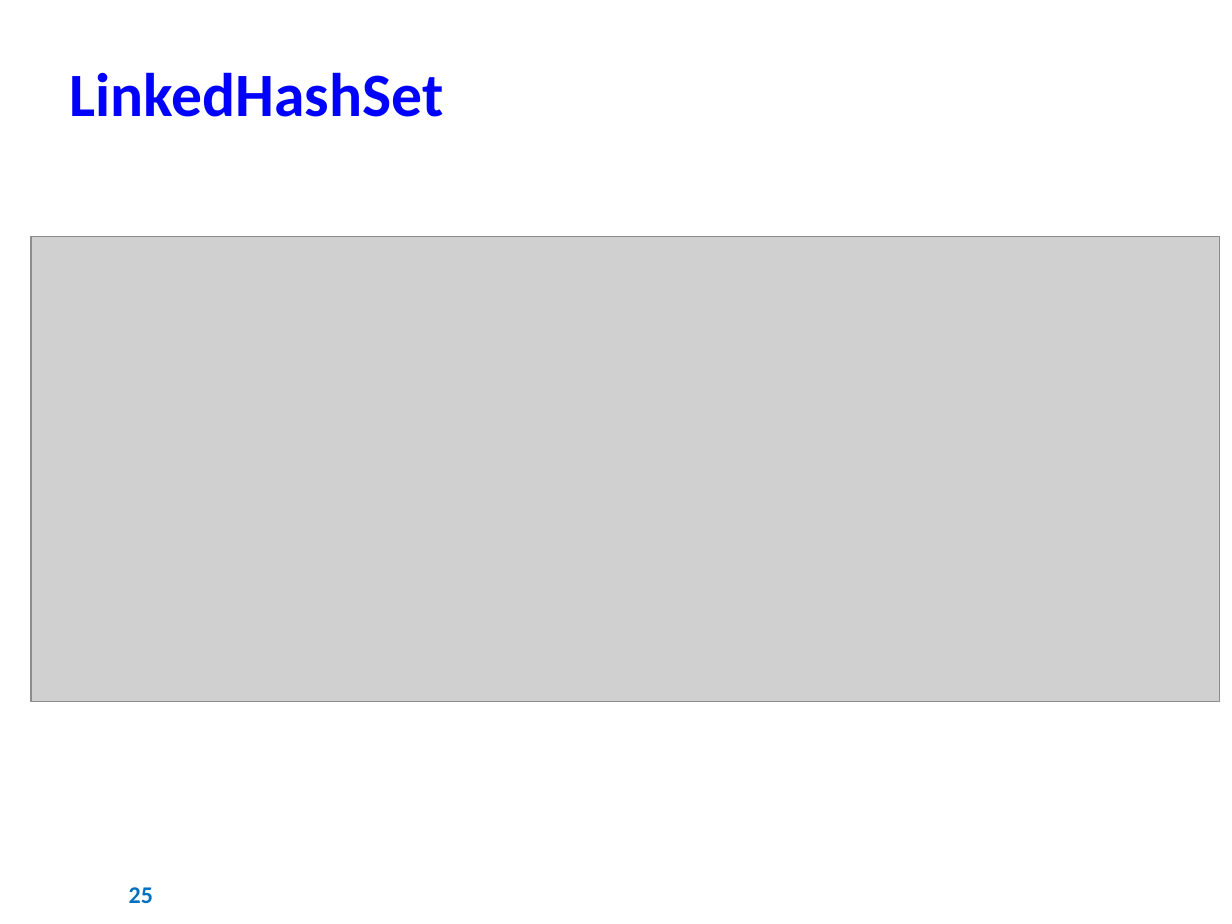
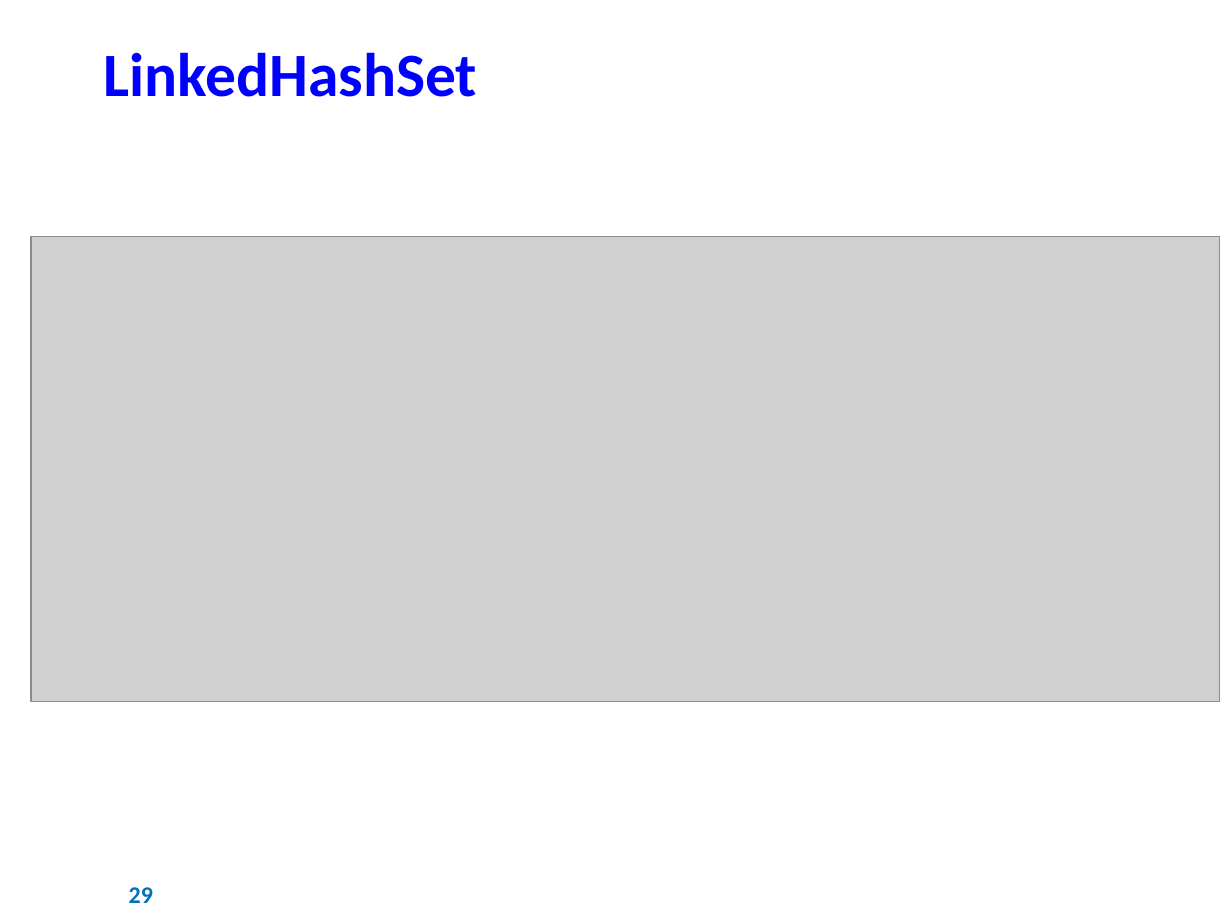
Before and after one commit to AJKFreitas/collections-learning, a slide deck: slide 29 of Estudos - Collections Framework.pptx (slide 25 before the commit). Drawn at 1232x924 pixels with LibreOffice and Linux fonts; fonts in the diff are those of the drawing; grey boxes stand for pictures; background and template pictures are left out. Boxes give left, top, right and bottom in pixels: in the first picture for what was removed or moved away, otherwise in the second. Text is boxed around its words. In the diff, an @@ line names an element or a change of style, - is before the commit and + after.

```diff
--- a/Estudos - Collections Framework.pptx
+++ b/Estudos - Collections Framework.pptx
@@ text "LinkedHashSet": place and size @@
-text "LinkedHashSet" at <box>70,72,444,117</box>
+text "LinkedHashSet" at <box>104,52,478,97</box>
@@ page number at <box>129,887,153,903</box>: text changed @@
-25
+29
```
Also in this commit, not shown: 29 other slides changed, 8 slides added, 3 slides removed, 1 other file.
